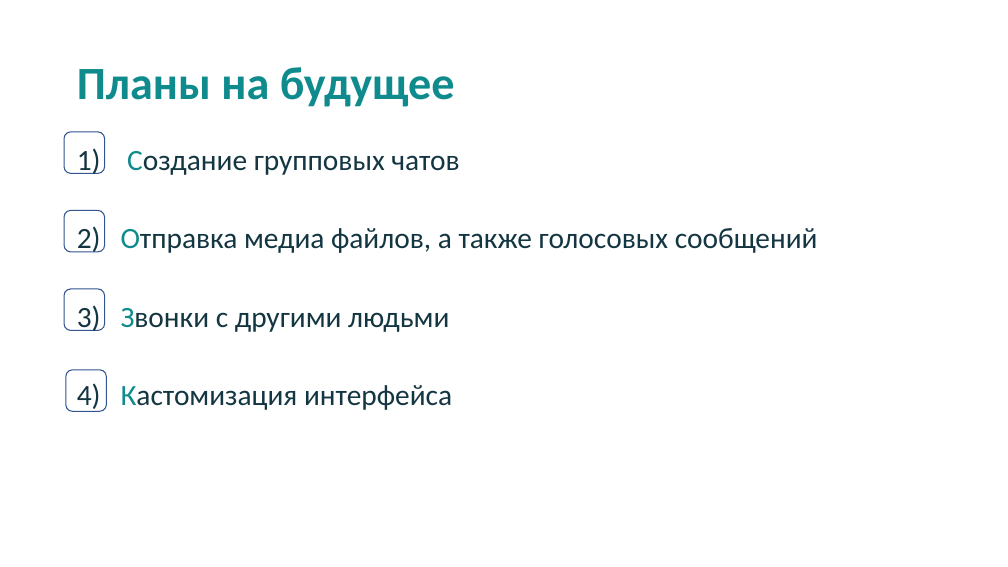
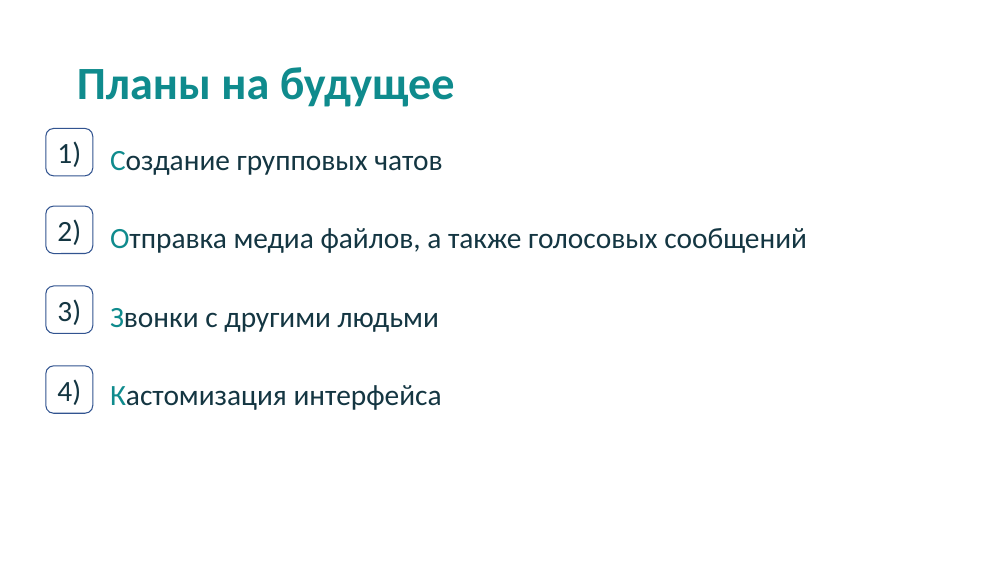
Before and after one commit to Nak1i1/Naki, a slide deck: slide 12 of Мессенджер Naki.pptx (slide 10 before the commit). Drawn at 1008x567 pixels with LibreOffice and Linux fonts; fonts in the diff are those of the drawing. Boxes give left, top, right and bottom in pixels: in the first picture for what was removed or moved away, otherwise in the second. Text is boxed around its words. In the diff, an @@ line names an element or a change of style, - is before the commit and + after.

```diff
--- a/Мессенджер Naki.pptx
+++ b/Мессенджер Naki.pptx
@@ rounded rectangle added at box(46, 129, 93, 176), fill #FFFFFF, outline #325491 1 pt, 28 pt, text #143642 @@
+1)
@@ rounded rectangle removed at box(64, 132, 105, 173) @@
@@ text at box(110, 151, 807, 410): text changed @@
-1) Создание групповых чатов
-2) Отправка медиа файлов, а также голосовых сообщений
-3) Звонки с другими людьми
-4) Кастомизация интерфейса
+Создание групповых чатов
+Отправка медиа файлов, а также голосовых сообщений
+Звонки с другими людьми
+Кастомизация интерфейса
@@ rounded rectangle added at box(46, 206, 93, 254), fill #FFFFFF, outline #325491 1 pt, 28 pt, text #143642 @@
+2)
@@ rounded rectangle removed at box(64, 210, 105, 252) @@
@@ rounded rectangle added at box(46, 286, 93, 333), fill #FFFFFF, outline #325491 1 pt, 28 pt, text #143642 @@
+3)
@@ rounded rectangle removed at box(64, 289, 105, 330) @@
@@ rounded rectangle added at box(46, 366, 93, 414), fill #FFFFFF, outline #325491 1 pt, 28 pt, text #143642 @@
+4)
@@ rounded rectangle removed at box(66, 370, 107, 411) @@
```
Also in this commit, not shown: 5 other slides changed, 2 slides added, 5 other files.
